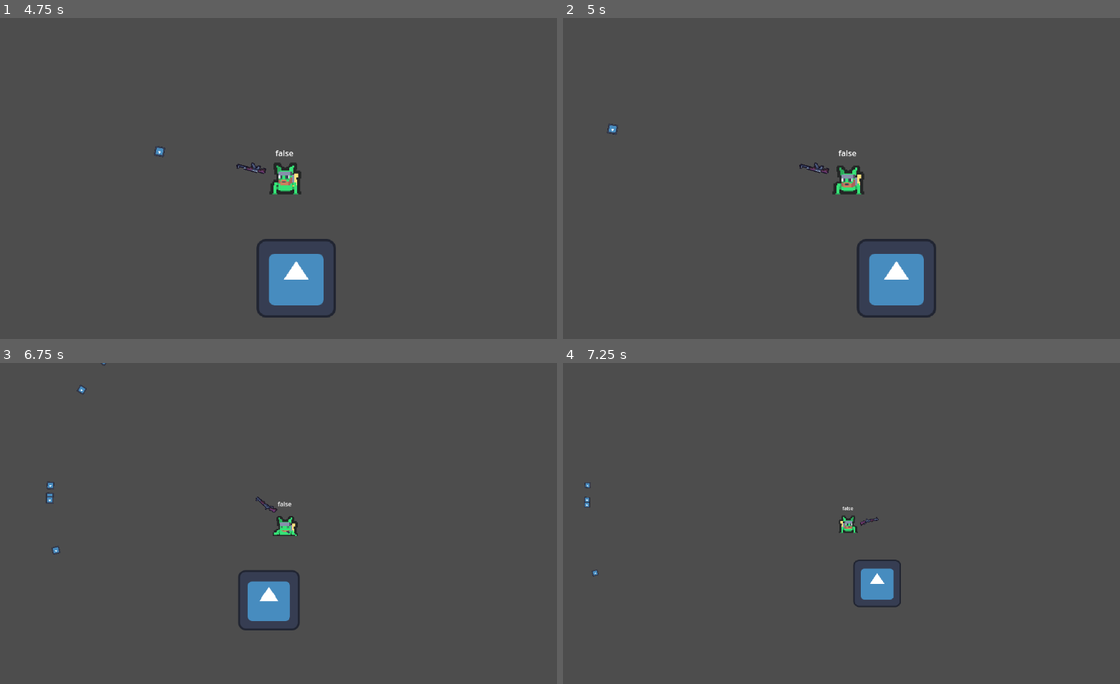
Above: before the commit, frames 1-4 (two rows, left to right).
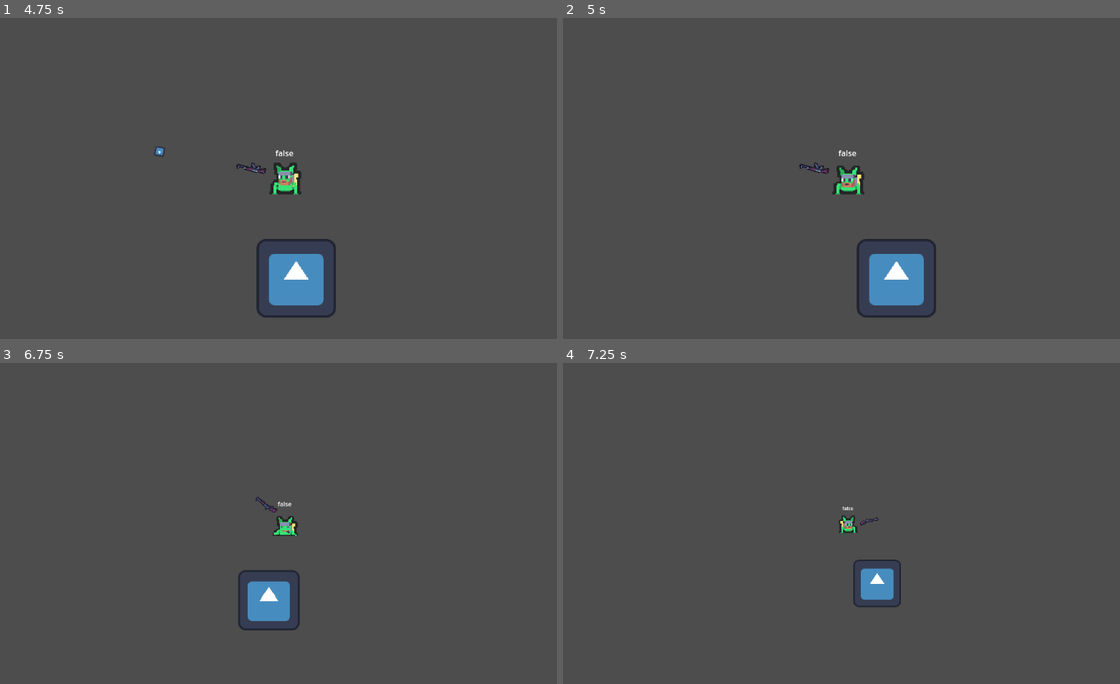
Above: after the commit, the same moments.

Repository: naixsu/CROCPNG
Game: Godot game, scene res://Scenes/Testing/TestBulletHell.tscn
Two runs of this game, one before a commit and one after it. Both use one fixed random seed, a clock stepped at 60 frames per second and the inputs below. This scene is started directly instead of the project's main scene. The engine's default icon, where the game draws it, is replaced by a stand-in: a white triangle on a blue panel in a dark square.
Inputs (mouse positions are in pixels of both pictures, inside the frame that each line leads up to):
- Up to frame 1 (4.75 s): tap Enter (ui_accept) at 0.5, 0.77, 1.52, 3.02, 3.77, 4.52 s; move the mouse to (412, 162) at 0.52 s; press the mouse at (412, 162) at 0.53 s; hold D (Right) 0.53-2.03 s; right-click (412, 162) at 0.8 s; move the mouse to (172, 194) at 1.27 s; release the mouse at (172, 194) at 1.28 s; right-click (172, 194) at 1.35 s; click (172, 194) at 1.55 s; move the mouse to (339, 107) at 2.02 s; press the mouse at (339, 107) at 2.03 s; hold A (Left) 2.03-2.78 s; right-click (339, 107) at 2.3 s; move the mouse to (256, 242) at 2.77 s; release the mouse at (256, 242) at 2.78 s; hold D (Right) 2.78-4.28 s; right-click (256, 242) at 2.85 s; click (256, 242) at 3.05 s; move the mouse to (456, 226) at 3.52 s; hold 1 (SwitchWeapon1) 3.53-4.28 s; right-click (456, 226) at 3.8 s; move the mouse to (111, 130) at 4.27 s; hold A (Left) from 4.28 s (still down); tap 2 (SwitchWeapon2) at 4.35 s; click (111, 130) at 4.55 s
- Up to frame 2 (5 s): keep holding A (Left)
- Up to frame 3 (6.75 s): move the mouse to (311, 523) at 5.02 s; release A (Left) at 5.03 s; hold D (Right) 5.03-5.78 s; hold 3 (SwitchWeapon3) 5.03-5.78 s; right-click (311, 523) at 5.3 s; move the mouse to (200, 443) at 5.77 s; hold A (Left) from 5.78 s (still down); tap = (ZoomIn) at 5.85 s; tap Enter (ui_accept) at 6.02 s; click (200, 443) at 6.05 s; move the mouse to (412, 507) at 6.52 s; hold - (ZoomOut) from 6.53 s (still down)
- Up to frame 4 (7.25 s): keep holding A (Left); keep holding - (ZoomOut); tap Enter (ui_accept) at 6.77 s; right-click (975, 507) at 6.8 s

Frame 1 is identical in both runs. In frame 2, less than 0.1% of the frame differs, in the area x 7-10%, y 32-37%; in frame 3, 0.1%, in the area x 8-20%, y 0-60%; in frame 4, less than 0.1%.
Error in both runs: Attempt to call function 'connect' in base 'null instance' on a null instance. (res://Scripts/Player/Player.gd:58)

Commit message:
Added bullet lifetimes

Diff:
--- a/Scenes/Player/WeaponData.json
+++ b/Scenes/Player/WeaponData.json
@@ -7,6 +7,7 @@
 		"multishot": 1,
 		"deviation_angle": 8,
 		"bullet_speed": 2000,
+		"bullet_life": 10
 	},
 	{
 		"name": "Rifle",
@@ -15,7 +16,8 @@
 		"wait_time": 0.1,
 		"multishot": 1,
 		"deviation_angle": 10,
-		"bullet_speed": 1200
+		"bullet_speed": 1200,
+		"bullet_life": 0.2
 	},
 	{
 		"name": "Shotgun",
@@ -24,6 +26,7 @@
 		"wait_time": 1,
 		"multishot": 10,
 		"deviation_angle": 60,
-		"bullet_speed": 800
+		"bullet_speed": 800,
+		"bullet_life": 0.5
 	},
 ]
--- a/Scripts/Player/Player.gd
+++ b/Scripts/Player/Player.gd
@@ -224,12 +224,15 @@
 	#		b.global_position = currentWeapon.get_node("BulletSpawn").global_position
 
 			#Calculate random bullet spread	and multishot
-			var multishot = weaponsData[currentWeaponIndex].multishot
-			var deviation_angle = weaponsData[currentWeaponIndex].deviation_angle
+			var currentWeaponData = weaponsData[currentWeaponIndex]
+
+			var multishot = currentWeaponData.multishot
+			var deviation_angle = currentWeaponData.deviation_angle
 			for i in range(multishot):
 				var b = BulletCB.instantiate()
 				b.global_position = currentWeapon.get_node("BulletSpawn").global_position
-				b.change_stats(weaponsData[currentWeaponIndex].bullet_speed, weaponsData[currentWeaponIndex].damage)
+				b.change_stats(currentWeaponData.bullet_speed, currentWeaponData.damage)
+				b.set_timer(currentWeaponData.bullet_life)
 				var bullet_rotation = weaponsManager.rotation_degrees + randi_range(-deviation_angle, deviation_angle)
 				b.rotation_degrees = bullet_rotation
 
--- a/Scripts/Testing/NaixTestScripts/BulletCB.gd
+++ b/Scripts/Testing/NaixTestScripts/BulletCB.gd
@@ -11,9 +11,23 @@
 func _ready():
 	direction = Vector2(1, 0).rotated(rotation)
 
+func set_timer(bullet_life):
+	var timer := Timer.new()
+
+
+	timer.wait_time = bullet_life
+	timer.one_shot = true
+	timer.autostart = true
+
+	timer.connect("timeout", destroy_self)
+	add_child(timer)
+
 func change_stats(new_speed, new_damage):
 	speed = new_speed
 	damage = new_damage
+
+func destroy_self():
+	queue_free()
 
 func _physics_process(delta):
 	# Add the gravity.
